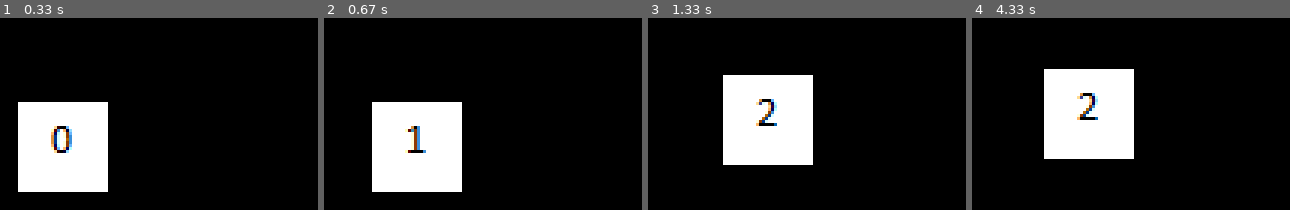
Above: before the commit, frames 1-4 (left to right).
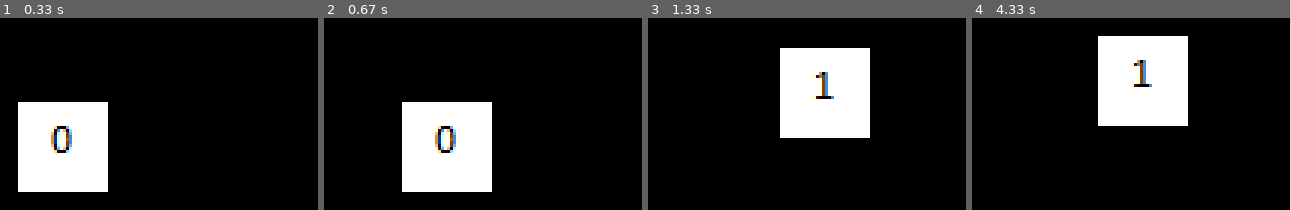
Above: after the commit, the same moments.

Repository: JoKeR0313/gamedev-000
Game: pygame game, started from game/tests/test_key_event_handler.py
Same seed, same stepped clock (60 frames per second), same inputs: the game is played once before the commit and once after it.
Inputs:
- Up to frame 1 (0.33 s): no input
- Up to frame 2 (0.67 s): hold D from 0.33 s (still down)
- Up to frame 3 (1.33 s): release D at 0.8 s; hold W 0.83-1.13 s; hold D from 1.17 s (still down)
- Up to frame 4 (4.33 s): release D at 1.63 s; hold A 1.67-2.2 s; hold S 2.23-2.53 s; tap Space at 2.57 s; hold A 2.9-3.3 s; hold W 3.33-3.7 s; hold D from 3.73 s (still down)

Frame 1 is identical in both runs. In frame 2, 10% of the frame differs, in the area x 15-53%, y 43-91%; in frame 3, 20%; in frame 4, 20%, in the area x 22-68%, y 9-74%.

Commit message:
Work in progress, all functions need to be moved to act

Diff:
--- a/game/cc_anim_object.py
+++ b/game/cc_anim_object.py
@@ -15,6 +15,7 @@
         self.type = 'ccAnimObject'
         self.time = 0
         self.anims = []
+        self.paused = False
         self.current_anim = None
         self.current_frame = None
         self.active_sprite = None
@@ -46,30 +47,33 @@
 
     def step(self, time_passed):  # time passed = frame's time
         super().step(time_passed)
-        self.time += time_passed
-        if self.current_frame.time <= self.time:
-            self.time -= self.current_frame.time
-            self.current_frame = self.current_anim.get_frame(self.current_frame.get_next_frame())
-            if self.current_frame is None:
-                self.current_frame = self.current_anim.get_frame(0)
-                ccLogger.warning("Animation change should be implemented")
-                # WARNING
-            self.active_sprite = self.current_frame.get_sprite()
+        if not self.paused:
+            self.time += time_passed
+            if self.current_frame.time <= self.time:
+                self.time -= self.current_frame.time
+                self.current_frame = self.current_anim.get_frame(self.current_frame.get_next_frame())
+                if self.current_frame is None:
+                    self.current_frame = self.current_anim.get_frame(0)
+                    ccLogger.warning("Animation change should be implemented")
+                    # WARNING
+                self.active_sprite = self.current_frame.get_sprite()
 
     def play(self, anim_name=None):
+        if self.current_anim == ccSpriteManager.get_sprite(anim_name):
+            self.paused = False
+        else:
+            self.current_anim = ccSpriteManager.get_sprite(anim_name)
+            self.current_frame = self.current_anim.get_frame(0)
+            self.paused = False
         # set and start playing an anim. anim_name is optional,
         # it should play the current animation if the anim_name is not set
         # if an anim was paused, resume from that point where it was
-        pass
 
     def pause(self):
-        # pause the current animation
-        pass
+        self.paused = True
 
     def reset(self):
-        # don't change the animation but reset it to start
-        # pause the animation
-        pass
+        self.current_frame = self.current_anim.get_frame(0)
 
     def copy(self):
         new_object = ccAnimObject()
--- a/game/cc_key_event_handler.py
+++ b/game/cc_key_event_handler.py
@@ -6,13 +6,12 @@
 class ccKeyEventHandler:
 
     def __init__(self):
-        self.default_keys = {"right": pygame.K_RIGHT, "left":  pygame.K_LEFT, "up": pygame.K_UP, "down" : pygame.K_DOWN,
+        self.keys = {"right": pygame.K_RIGHT, "left": pygame.K_LEFT, "up": pygame.K_UP, "down": pygame.K_DOWN,
                      "fire": pygame.K_SPACE}
-        self.right = self.default_keys["right"]
-        self.left = self.default_keys["left"]
-        self.up = self.default_keys["up"]
-        self.down = self.default_keys["down"]
-        self.fire = self.default_keys["fire"]
+
+        self.actions = {"right": 1, "left": -1, "up": -1, "down": 1,
+                        "fire": False}
+
         self.is_right_pressed = False
         self.is_left_pressed = False
         self.is_up_pressed = False
@@ -23,33 +22,58 @@
         loader = ccKeyEventLoader()
         loader.process_file(filename)
         for key in list(loader.keys):
-            for def_key in list(self.default_keys):
+            for def_key in list(self.keys):
                 if key == def_key:
-                    self.default_keys[def_key] = eval(loader.keys[key])
+                    self.keys[def_key] = eval(loader.keys[key])
+        for action in list(loader.actions):
+            for def_action in list(self.actions):
+                if action == def_action:
+                    self.actions[def_action] = loader.actions[action]
 
     def update(self, obj):
-        self.right = self.default_keys["right"]
-        self.left = self.default_keys["left"]
-        self.up = self.default_keys["up"]
-        self.down = self.default_keys["down"]
-        self.fire = self.default_keys["fire"]
         pressed = pygame.key.get_pressed()
         self.reset_keys()
-        if pressed[self.left]:
-            obj.position[0] -= 1
+        if pressed[self.keys["left"]]:
+            self.left_action(obj)
             self.is_left_pressed = True
-        if pressed[self.right]:
-            obj.position[0] += 1
+        if pressed[self.keys["right"]]:
+            self.right_action(obj)
             self.is_right_pressed = True
-        if pressed[self.up]:
-            obj.position[1] -= 1
+        if pressed[self.keys["up"]]:
+            self.up_action(obj)
             self.is_up_pressed = True
-        if pressed[self.down]:
-            obj.position[1] += 1
+        if pressed[self.keys["down"]]:
+            self.down_action(obj)
             self.is_down_pressed = True
-        if pressed[self.fire]:
+        if pressed[self.keys["fire"]]:
             self.is_fire_pressed = True
-        print(self.is_down_pressed, self.is_up_pressed, self.is_right_pressed, self.is_left_pressed, self.is_fire_pressed)
+        if not self.is_left_pressed and not self.is_right_pressed and not self.is_up_pressed \
+                and not self.is_down_pressed and not self.is_fire_pressed:
+            self.no_action(obj)
+        print(self.is_down_pressed, self.is_up_pressed, self.is_right_pressed, self.is_left_pressed,
+              self.is_fire_pressed)
+
+    def left_action(self, obj):
+        obj.position[0] += self.actions["left"]
+        obj.play("anim_01")
+
+    def right_action(self, obj):
+        obj.position[0] += self.actions["right"]
+        obj.pause()
+
+    def up_action(self, obj):
+        obj.position[1] += self.actions["up"]
+        obj.reset()
+
+    def down_action(self, obj):
+        obj.position[1] += self.actions["down"]
+        obj.play("anim_01")
+
+    def fire_action(self, obj):
+        pass
+
+    def no_action(self, obj):
+        obj.play("anim_00")
 
     def reset_keys(self):
         for attribute in dir(self):
--- a/game/cc_key_event_loader.py
+++ b/game/cc_key_event_loader.py
@@ -8,6 +8,7 @@
     def __init__(self):
         super().__init__()
         self.keys = {}
+        self.actions = {}
 
     def process_file(self, filename):
         try:
@@ -20,6 +21,8 @@
     def __process_keys(self):
         self.set_section("keys")
         self.keys = self.current_section
+        self.set_section("actions")
+        self.actions = self.current_section
 
     def get_keys(self):
         if len(self.keys) == 0:
--- a/game/resources/anims/test.anims.json
+++ b/game/resources/anims/test.anims.json
@@ -27,7 +27,7 @@
                ],
     "frames": ["0 t500",
                "1",
-               "2 t1000",
+               "2 t50",
                "3",
                "4",
                "goto 0"
--- a/game/resources/keys/test.keys.json
+++ b/game/resources/keys/test.keys.json
@@ -7,5 +7,11 @@
         "up": "pygame.K_w",
         "down" : "pygame.K_s",
         "fire" : "pygame.K_SPACE"
+    },
+    "actions": {
+        "right": 2,
+        "left": -2,
+        "up": -2,
+        "down": 2
     }
 }
--- a/game/tests/test_key_event_handler.py
+++ b/game/tests/test_key_event_handler.py
@@ -3,7 +3,6 @@
 from cc_act_manager import ccActManager
 from cc_globals import ccGlobals
 from cc_key_event_handler import ccKeyEventHandler
-from cc_key_event_loader import ccKeyEventLoader
 
 
 class TestKeyEventHandler:
